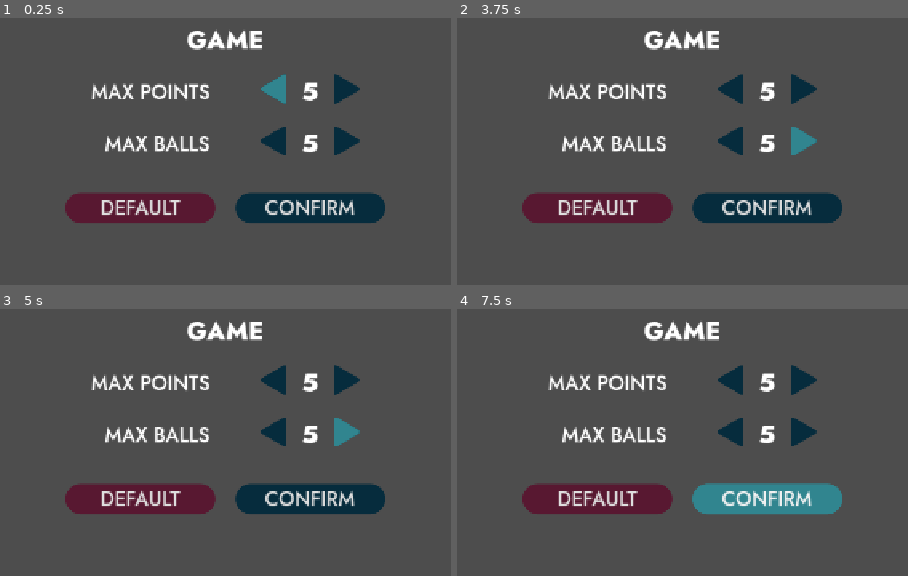
Above: before the commit, frames 1-4 (two rows, left to right).
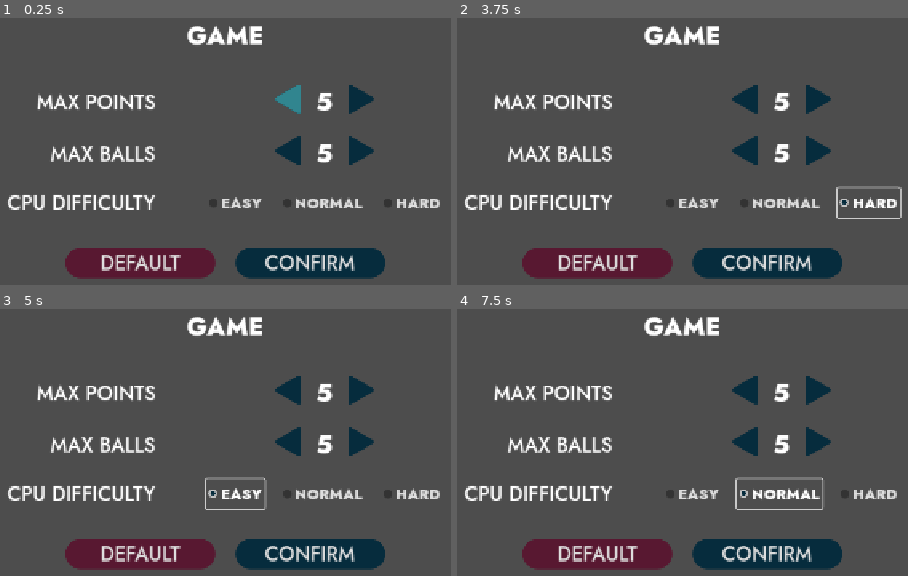
Above: after the commit, the same moments.

Repository: cf-Le3/pong-plus
Game: Godot game, scene res://menus/settings/game_settings/game_settings.tscn
Same seed, same stepped clock (60 frames per second), same inputs: the game is played once before the commit and once after it. This scene is started directly instead of the project's main scene.
Inputs (mouse positions are in pixels of both pictures, inside the frame that each line leads up to; where the layout moved, square brackets give the same spot in the first picture):
- Up to frame 1 (0.25 s): no input
- Up to frame 2 (3.75 s): click (745, 100) [732, 92] at 0.5 s; click (817, 100) [804, 92] at 1.25 s; click (745, 154) [732, 143] at 2 s; click (817, 154) [804, 143] at 2.75 s; click (867, 202) at 3.5 s, where only the run after the commit has a clickable "HARD"
- Up to frame 3 (5 s): click (234, 493) at 4.25 s, where only the run after the commit has a clickable "EASY"
- Up to frame 4 (7.5 s): click (691, 493) at 5 s, where only the run after the commit has a clickable "EASY"; click "CONFIRM" at 5.75 s; click "CONFIRM" at 6.5 s; click (777, 493) at 7.25 s, where only the run after the commit has a clickable "NORMAL"

The runs differ from the first frame. In frame 1, 22% of the frame differs, in the area x 1-98%, y 2-98%; in frame 2, 23%, in the area x 1-99%, y 2-98%; in frame 3, 23%; in frame 4, 23%.

Commit message:
Update "GameSettings" scene
Added a new row of options to select game difficulty. Also switched to a "GridContainer" to manage layout.

Diff:
--- a/Pong Plus/menus/assets_themes/settings_control_label.tres
+++ b/Pong Plus/menus/assets_themes/settings_control_label.tres
@@ -1,7 +1,12 @@
-[gd_resource type="Theme" load_steps=2 format=3 uid="uid://cma8plh8jdkxh"]
+[gd_resource type="Theme" load_steps=4 format=3 uid="uid://cma8plh8jdkxh"]
 
 [ext_resource type="FontFile" uid="uid://3bakknuabxrn" path="res://general/fonts/Jost-500-Medium.ttf" id="1_5jbpt"]
+[ext_resource type="FontFile" uid="uid://t6tpeuhov8xb" path="res://general/fonts/Jost-800-Heavy.ttf" id="1_81f01"]
+[ext_resource type="Texture2D" uid="uid://tpvjnqnxhkys" path="res://menus/assets_textures/radio_button.png" id="2_xe2bw"]
 
 [resource]
+CheckBox/font_sizes/font_size = 24
+CheckBox/fonts/font = ExtResource("1_81f01")
+CheckBox/icons/radio_checked = ExtResource("2_xe2bw")
 Label/font_sizes/font_size = 32
 Label/fonts/font = ExtResource("1_5jbpt")
--- /dev/null
+++ b/Pong Plus/menus/settings/game_settings/difficulty.tres
@@ -0,0 +1,3 @@
+[gd_resource type="ButtonGroup" format=3 uid="uid://c0lgol6iek2dr"]
+
+[resource]
--- a/Pong Plus/menus/settings/game_settings/game_settings.tscn
+++ b/Pong Plus/menus/settings/game_settings/game_settings.tscn
@@ -8,6 +8,7 @@
 [ext_resource type="Texture2D" uid="uid://d13a1hucll5b3" path="res://menus/assets_textures/arrow_button_r.png" id="5_bdek5"]
 [ext_resource type="Texture2D" uid="uid://clcosfdya4cnp" path="res://menus/assets_textures/arrow_button_r_focus.png" id="6_2xgd5"]
 [ext_resource type="Theme" uid="uid://dvkknqaldhwsk" path="res://menus/assets_themes/button_cancel_general.tres" id="7_tn3w7"]
+[ext_resource type="ButtonGroup" uid="uid://c0lgol6iek2dr" path="res://menus/settings/game_settings/difficulty.tres" id="8_7wr6i"]
 [ext_resource type="Theme" uid="uid://cln0vq5h8pqqn" path="res://menus/assets_themes/button_normal_general.tres" id="8_qkoji"]
 
 [node name="GameSettings" type="CanvasLayer"]
@@ -28,46 +29,47 @@
 layout_mode = 2
 theme_override_constants/separation = 48
 
-[node name="VBoxGameSettings" type="VBoxContainer" parent="MarginContainer/VBoxContainer"]
-layout_mode = 2
-size_flags_horizontal = 4
-size_flags_vertical = 4
-theme_override_constants/separation = 24
-
-[node name="Label" type="Label" parent="MarginContainer/VBoxContainer/VBoxGameSettings"]
-layout_mode = 2
+[node name="Title" type="Label" parent="MarginContainer/VBoxContainer"]
+layout_mode = 2
+size_flags_vertical = 1
 theme = ExtResource("1_g4nkl")
 text = "GAME"
 horizontal_alignment = 1
 
-[node name="PointsControl" type="HBoxContainer" parent="MarginContainer/VBoxContainer/VBoxGameSettings"]
-layout_mode = 2
-theme_override_constants/separation = 80
-
-[node name="Label" type="Label" parent="MarginContainer/VBoxContainer/VBoxGameSettings/PointsControl"]
+[node name="GridContainer" type="GridContainer" parent="MarginContainer/VBoxContainer"]
+layout_mode = 2
+size_flags_horizontal = 4
+theme_override_constants/h_separation = 80
+theme_override_constants/v_separation = 24
+columns = 2
+
+[node name="PointsLabel" type="Label" parent="MarginContainer/VBoxContainer/GridContainer"]
 layout_mode = 2
 size_flags_horizontal = 3
 theme = ExtResource("2_4iu0o")
 text = "MAX POINTS"
 horizontal_alignment = 2
 
-[node name="HBoxContainer" type="HBoxContainer" parent="MarginContainer/VBoxContainer/VBoxGameSettings/PointsControl"]
+[node name="PointsControls" type="CenterContainer" parent="MarginContainer/VBoxContainer/GridContainer"]
+layout_mode = 2
+
+[node name="HBoxContainer" type="HBoxContainer" parent="MarginContainer/VBoxContainer/GridContainer/PointsControls"]
 layout_mode = 2
 theme_override_constants/separation = 24
 
-[node name="PointsButtonL" type="TextureButton" parent="MarginContainer/VBoxContainer/VBoxGameSettings/PointsControl/HBoxContainer"]
+[node name="PointsButtonL" type="TextureButton" parent="MarginContainer/VBoxContainer/GridContainer/PointsControls/HBoxContainer"]
 unique_name_in_owner = true
 layout_mode = 2
 focus_neighbor_left = NodePath(".")
 focus_neighbor_top = NodePath("../../../../HBoxContainer/ConfirmButton")
 focus_neighbor_right = NodePath("../PointsButtonR")
-focus_neighbor_bottom = NodePath("../../../BallsControl/HBoxContainer/BallsButtonL")
+focus_neighbor_bottom = NodePath("../../../HBoxContainer/BallsButtonL")
 texture_normal = ExtResource("3_7wr6i")
 texture_pressed = ExtResource("4_3unct")
 texture_hover = ExtResource("4_3unct")
 texture_focused = ExtResource("4_3unct")
 
-[node name="PointsCounter" type="Label" parent="MarginContainer/VBoxContainer/VBoxGameSettings/PointsControl/HBoxContainer"]
+[node name="PointsCounter" type="Label" parent="MarginContainer/VBoxContainer/GridContainer/PointsControls/HBoxContainer"]
 unique_name_in_owner = true
 layout_mode = 2
 theme = ExtResource("1_g4nkl")
@@ -75,46 +77,45 @@
 horizontal_alignment = 1
 vertical_alignment = 1
 
-[node name="PointsButtonR" type="TextureButton" parent="MarginContainer/VBoxContainer/VBoxGameSettings/PointsControl/HBoxContainer"]
+[node name="PointsButtonR" type="TextureButton" parent="MarginContainer/VBoxContainer/GridContainer/PointsControls/HBoxContainer"]
 unique_name_in_owner = true
 layout_mode = 2
 focus_neighbor_left = NodePath("../PointsButtonL")
 focus_neighbor_top = NodePath("../../../../HBoxContainer/ConfirmButton")
 focus_neighbor_right = NodePath(".")
-focus_neighbor_bottom = NodePath("../../../BallsControl/HBoxContainer/BallsButtonR")
+focus_neighbor_bottom = NodePath("../../../HBoxContainer/BallsButtonR")
 texture_normal = ExtResource("5_bdek5")
 texture_pressed = ExtResource("6_2xgd5")
 texture_hover = ExtResource("6_2xgd5")
 texture_focused = ExtResource("6_2xgd5")
 
-[node name="BallsControl" type="HBoxContainer" parent="MarginContainer/VBoxContainer/VBoxGameSettings"]
-layout_mode = 2
-theme_override_constants/separation = 80
-
-[node name="Label" type="Label" parent="MarginContainer/VBoxContainer/VBoxGameSettings/BallsControl"]
+[node name="BallsLabel" type="Label" parent="MarginContainer/VBoxContainer/GridContainer"]
 layout_mode = 2
 size_flags_horizontal = 3
 theme = ExtResource("2_4iu0o")
 text = "MAX BALLS"
 horizontal_alignment = 2
 
-[node name="HBoxContainer" type="HBoxContainer" parent="MarginContainer/VBoxContainer/VBoxGameSettings/BallsControl"]
+[node name="BallsControls" type="CenterContainer" parent="MarginContainer/VBoxContainer/GridContainer"]
+layout_mode = 2
+
+[node name="HBoxContainer" type="HBoxContainer" parent="MarginContainer/VBoxContainer/GridContainer/BallsControls"]
 layout_mode = 2
 theme_override_constants/separation = 24
 
-[node name="BallsButtonL" type="TextureButton" parent="MarginContainer/VBoxContainer/VBoxGameSettings/BallsControl/HBoxContainer"]
+[node name="BallsButtonL" type="TextureButton" parent="MarginContainer/VBoxContainer/GridContainer/BallsControls/HBoxContainer"]
 unique_name_in_owner = true
 layout_mode = 2
 focus_neighbor_left = NodePath(".")
-focus_neighbor_top = NodePath("../../../PointsControl/HBoxContainer/PointsButtonL")
+focus_neighbor_top = NodePath("../../../PointsControls/HBoxContainer/PointsButtonL")
 focus_neighbor_right = NodePath("../BallsButtonR")
-focus_neighbor_bottom = NodePath("../../../../HBoxContainer/ConfirmButton")
+focus_neighbor_bottom = NodePath("../ConfirmButton")
 texture_normal = ExtResource("3_7wr6i")
 texture_pressed = ExtResource("4_3unct")
 texture_hover = ExtResource("4_3unct")
 texture_focused = ExtResource("4_3unct")
 
-[node name="BallsCounter" type="Label" parent="MarginContainer/VBoxContainer/VBoxGameSettings/BallsControl/HBoxContainer"]
+[node name="BallsCounter" type="Label" parent="MarginContainer/VBoxContainer/GridContainer/BallsControls/HBoxContainer"]
 unique_name_in_owner = true
 layout_mode = 2
 theme = ExtResource("1_g4nkl")
@@ -122,41 +123,47 @@
 horizontal_alignment = 1
 vertical_alignment = 1
 
-[node name="BallsButtonR" type="TextureButton" parent="MarginContainer/VBoxContainer/VBoxGameSettings/BallsControl/HBoxContainer"]
+[node name="BallsButtonR" type="TextureButton" parent="MarginContainer/VBoxContainer/GridContainer/BallsControls/HBoxContainer"]
 unique_name_in_owner = true
 layout_mode = 2
 focus_neighbor_left = NodePath("../BallsButtonL")
-focus_neighbor_top = NodePath("../../../PointsControl/HBoxContainer/PointsButtonR")
+focus_neighbor_top = NodePath("../../../PointsControls/HBoxContainer/PointsButtonR")
 focus_neighbor_right = NodePath(".")
-focus_neighbor_bottom = NodePath("../../../../HBoxContainer/ConfirmButton")
+focus_neighbor_bottom = NodePath("../ConfirmButton")
 texture_normal = ExtResource("5_bdek5")
 texture_pressed = ExtResource("6_2xgd5")
 texture_hover = ExtResource("6_2xgd5")
 texture_focused = ExtResource("6_2xgd5")
 
-[node name="ResizeControl" type="HBoxContainer" parent="MarginContainer/VBoxContainer/VBoxGameSettings"]
-visible = false
-layout_mode = 2
-
-[node name="Label" type="Label" parent="MarginContainer/VBoxContainer/VBoxGameSettings/ResizeControl"]
-layout_mode = 2
-theme = ExtResource("2_4iu0o")
-text = "RESIZING PADDLES"
-horizontal_alignment = 2
-
-[node name="CenterContainer" type="CenterContainer" parent="MarginContainer/VBoxContainer/VBoxGameSettings/ResizeControl"]
-layout_mode = 2
-
-[node name="DifficultyControl" type="HBoxContainer" parent="MarginContainer/VBoxContainer/VBoxGameSettings"]
-visible = false
-layout_mode = 2
-
-[node name="Label" type="Label" parent="MarginContainer/VBoxContainer/VBoxGameSettings/DifficultyControl"]
-layout_mode = 2
+[node name="DifficultyLabel" type="Label" parent="MarginContainer/VBoxContainer/GridContainer"]
+layout_mode = 2
+size_flags_horizontal = 3
 theme = ExtResource("2_4iu0o")
 text = "CPU DIFFICULTY"
 horizontal_alignment = 2
 
+[node name="DifficultyControls" type="HBoxContainer" parent="MarginContainer/VBoxContainer/GridContainer"]
+layout_mode = 2
+theme_override_constants/separation = 24
+
+[node name="EasyButton" type="CheckBox" parent="MarginContainer/VBoxContainer/GridContainer/DifficultyControls"]
+layout_mode = 2
+theme = ExtResource("2_4iu0o")
+button_group = ExtResource("8_7wr6i")
+text = "EASY"
+
+[node name="NormalButton" type="CheckBox" parent="MarginContainer/VBoxContainer/GridContainer/DifficultyControls"]
+layout_mode = 2
+theme = ExtResource("2_4iu0o")
+button_group = ExtResource("8_7wr6i")
+text = "NORMAL"
+
+[node name="HardButton" type="CheckBox" parent="MarginContainer/VBoxContainer/GridContainer/DifficultyControls"]
+layout_mode = 2
+theme = ExtResource("2_4iu0o")
+button_group = ExtResource("8_7wr6i")
+text = "HARD"
+
 [node name="HBoxContainer" type="HBoxContainer" parent="MarginContainer/VBoxContainer"]
 layout_mode = 2
 size_flags_horizontal = 4
@@ -167,9 +174,9 @@
 custom_minimum_size = Vector2(240, 0)
 layout_mode = 2
 focus_neighbor_left = NodePath("../ConfirmButton")
-focus_neighbor_top = NodePath("../../VBoxGameSettings/BallsControl/HBoxContainer/BallsButtonL")
+focus_neighbor_top = NodePath("../BallsButtonL")
 focus_neighbor_right = NodePath("../ConfirmButton")
-focus_neighbor_bottom = NodePath("../../VBoxGameSettings/PointsControl/HBoxContainer/PointsButtonL")
+focus_neighbor_bottom = NodePath("../../GridContainer/PointsControls/HBoxContainer/PointsButtonL")
 theme = ExtResource("7_tn3w7")
 text = "DEFAULT
 "
@@ -179,15 +186,15 @@
 custom_minimum_size = Vector2(240, 0)
 layout_mode = 2
 focus_neighbor_left = NodePath("../DefaultButton")
-focus_neighbor_top = NodePath("../../VBoxGameSettings/BallsControl/HBoxContainer/BallsButtonR")
+focus_neighbor_top = NodePath("../BallsButtonR")
 focus_neighbor_right = NodePath("../DefaultButton")
-focus_neighbor_bottom = NodePath("../../VBoxGameSettings/PointsControl/HBoxContainer/PointsButtonR")
+focus_neighbor_bottom = NodePath("../../GridContainer/PointsControls/HBoxContainer/PointsButtonR")
 theme = ExtResource("8_qkoji")
 text = "CONFIRM"
 
-[connection signal="pressed" from="MarginContainer/VBoxContainer/VBoxGameSettings/PointsControl/HBoxContainer/PointsButtonL" to="." method="_on_points_button_l_pressed"]
-[connection signal="pressed" from="MarginContainer/VBoxContainer/VBoxGameSettings/PointsControl/HBoxContainer/PointsButtonR" to="." method="_on_points_button_r_pressed"]
-[connection signal="pressed" from="MarginContainer/VBoxContainer/VBoxGameSettings/BallsControl/HBoxContainer/BallsButtonL" to="." method="_on_balls_button_l_pressed"]
-[connection signal="pressed" from="MarginContainer/VBoxContainer/VBoxGameSettings/BallsControl/HBoxContainer/BallsButtonR" to="." method="_on_balls_button_r_pressed"]
+[connection signal="pressed" from="MarginContainer/VBoxContainer/GridContainer/PointsControls/HBoxContainer/PointsButtonL" to="." method="_on_points_button_l_pressed"]
+[connection signal="pressed" from="MarginContainer/VBoxContainer/GridContainer/PointsControls/HBoxContainer/PointsButtonR" to="." method="_on_points_button_r_pressed"]
+[connection signal="pressed" from="MarginContainer/VBoxContainer/GridContainer/BallsControls/HBoxContainer/BallsButtonL" to="." method="_on_balls_button_l_pressed"]
+[connection signal="pressed" from="MarginContainer/VBoxContainer/GridContainer/BallsControls/HBoxContainer/BallsButtonR" to="." method="_on_balls_button_r_pressed"]
 [connection signal="pressed" from="MarginContainer/VBoxContainer/HBoxContainer/DefaultButton" to="." method="_on_default_button_pressed"]
 [connection signal="pressed" from="MarginContainer/VBoxContainer/HBoxContainer/ConfirmButton" to="." method="_on_confirm_button_pressed"]
Binary file added: Pong Plus/menus/assets_textures/radio_button.png
Not shown, added: Pong Plus/menus/assets_textures/radio_button.png.import
Not shown: 1 places in Pong Plus/menus/settings/game_settings/game_settings.tscn that only renumber resources
Not shown, added: Pong Plus/menus/radio_button.clip
